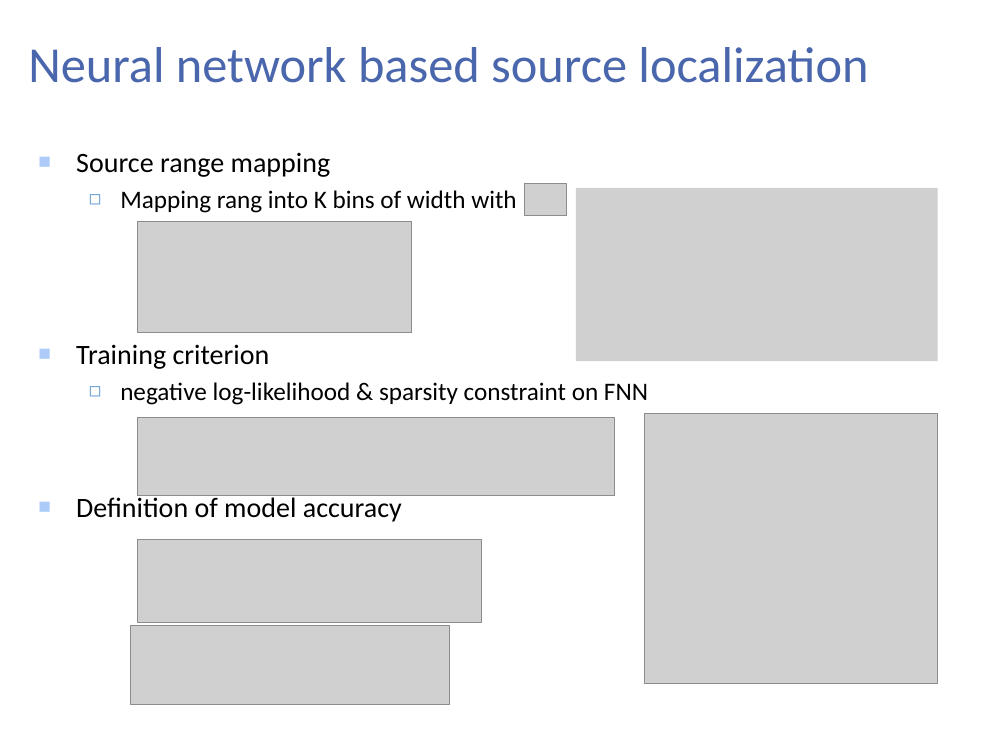
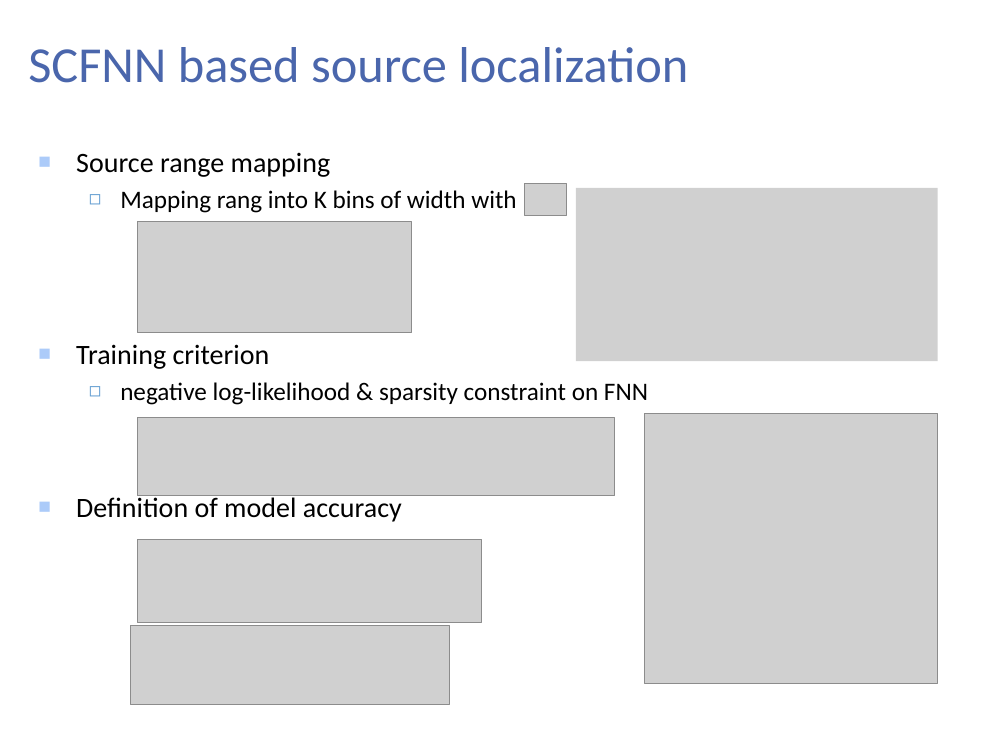
Before and after one commit to shouguicai/SCFNN, a slide deck: slide 7 of Oral Presentation/Backup/wuwnet17_v1(4：3).pptx. Drawn at 1008x756 pixels with LibreOffice and Linux fonts; fonts in the diff are those of the drawing; grey boxes stand for pictures; background and template pictures are left out. Boxes give left, top, right and bottom in pixels: in the first picture for what was removed or moved away, otherwise in the second. Text is boxed around its words. In the diff, an @@ line names an element or a change of style, - is before the commit and + after.

```diff
--- a/Oral Presentation/Backup/wuwnet17_v1(4：3).pptx
+++ b/Oral Presentation/Backup/wuwnet17_v1(4：3).pptx
@@ title at (x1=28, y1=47, x2=688, y2=83): text changed @@
-Neural network based source localization
+SCFNN based source localization
```
Also in this commit, not shown: 5 other slides changed.
